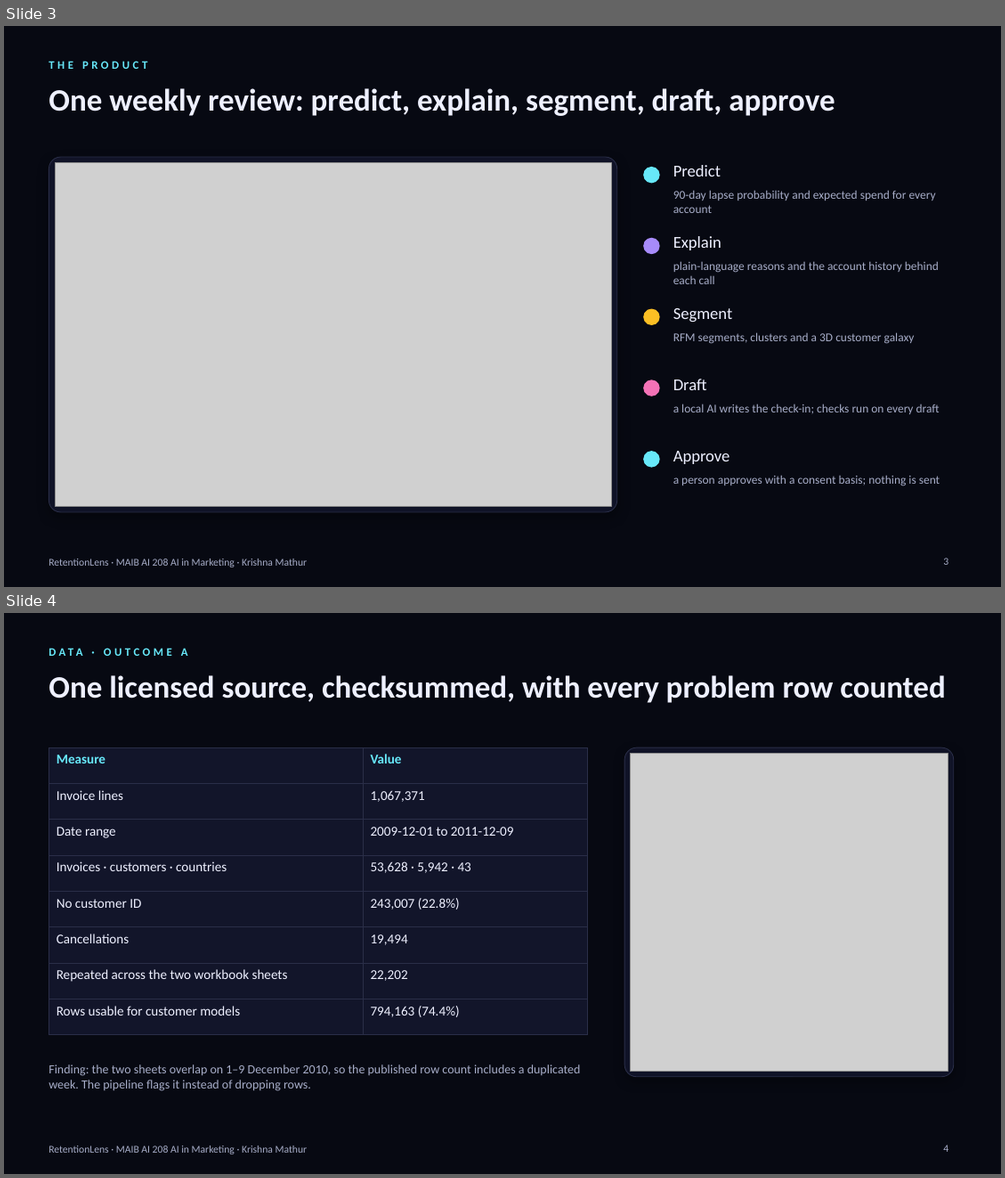
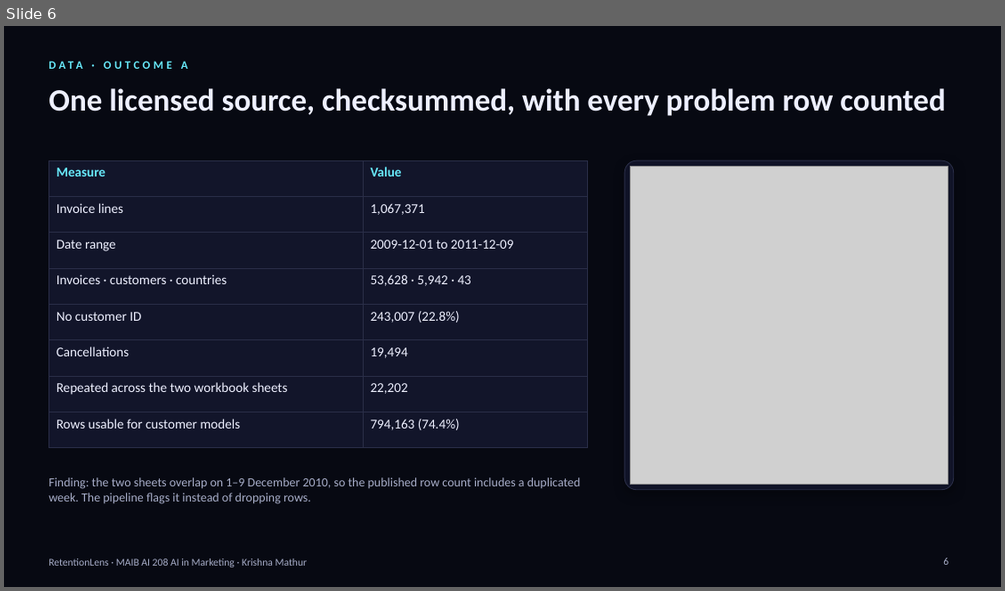
Before and after one commit to krish2105/Retention-Lens-AI-in-Marketing-, a slide deck: submissions/RetentionLens_Presentation.pptx. Shown one above the other, each under a label of ours: slides 3 and 4 before the commit, slide 6 after it. The pictures are 1005x1178 and 1005x591 pixels, drawn with LibreOffice and Linux fonts; fonts in the diff are those of the drawing; grey boxes stand for pictures. Boxes give left, top, right and bottom in pixels: in the first picture for what was removed or moved away, otherwise in the second. Text is boxed around its words. In the diff, an @@ line names an element or a change of style, - is before the commit and + after.

Commit message:
docs(submission): refresh screenshots, 18-slide deck and 17-page report with R2–R5b, SaaS foundations and what is still missing

```diff
--- a/submissions/RetentionLens_Presentation.pptx
+++ b/submissions/RetentionLens_Presentation.pptx
@@ slide 3 removed at box(4, 26, 1001, 587), background #070912; not listed: 1 template element that a slide beside it also shows @@
@@ text removed at box(48, 61, 147, 69) @@
-THE PRODUCT
@@ text removed at box(48, 88, 834, 116) @@
-One weekly review: predict, explain, segment, draft, approve
@@ rounded rectangle removed at box(48, 157, 617, 512) @@
@@ picture removed at box(55, 163, 611, 506) @@
@@ ellipse removed at box(643, 167, 660, 183) @@
@@ text removed at box(673, 165, 720, 176) @@
-Predict
@@ text removed at box(673, 190, 936, 213) @@
-90-day lapse probability and expected spend for every account
@@ ellipse removed at box(643, 238, 660, 254) @@
@@ text removed at box(673, 236, 721, 250) @@
-Explain
@@ text removed at box(673, 261, 938, 284) @@
-plain-language reasons and the account history behind each call
@@ ellipse removed at box(643, 309, 660, 325) @@
@@ text removed at box(673, 308, 732, 321) @@
-Segment
@@ text removed at box(673, 332, 914, 344) @@
-RFM segments, clusters and a 3D customer galaxy
@@ ellipse removed at box(643, 379, 660, 396) @@
@@ text removed at box(673, 378, 707, 390) @@
-Draft
@@ text removed at box(673, 403, 939, 414) @@
-a local AI writes the check-in; checks run on every draft
@@ ellipse removed at box(643, 451, 660, 467) @@
@@ text removed at box(673, 451, 730, 464) @@
-Approve
@@ text removed at box(673, 475, 939, 486) @@
-a person approves with a consent basis; nothing is sent
@@ page number removed at box(943, 557, 948, 564) @@
-3
@@ what was slide 4 is now slide 6 @@
@@ page number at box(943, 557, 948, 564): text changed @@
-4
+6
```
Also in this commit, not shown: 7 slides changed, 6 slides added, 1 other slide removed, 35 other files.
